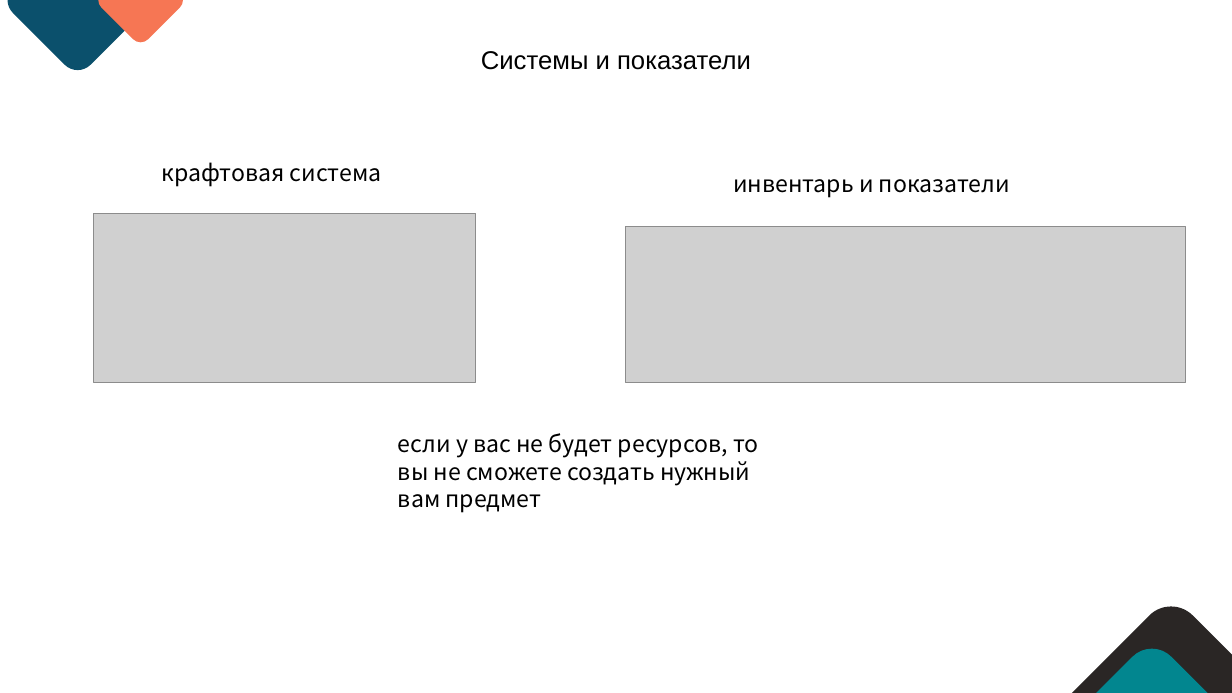
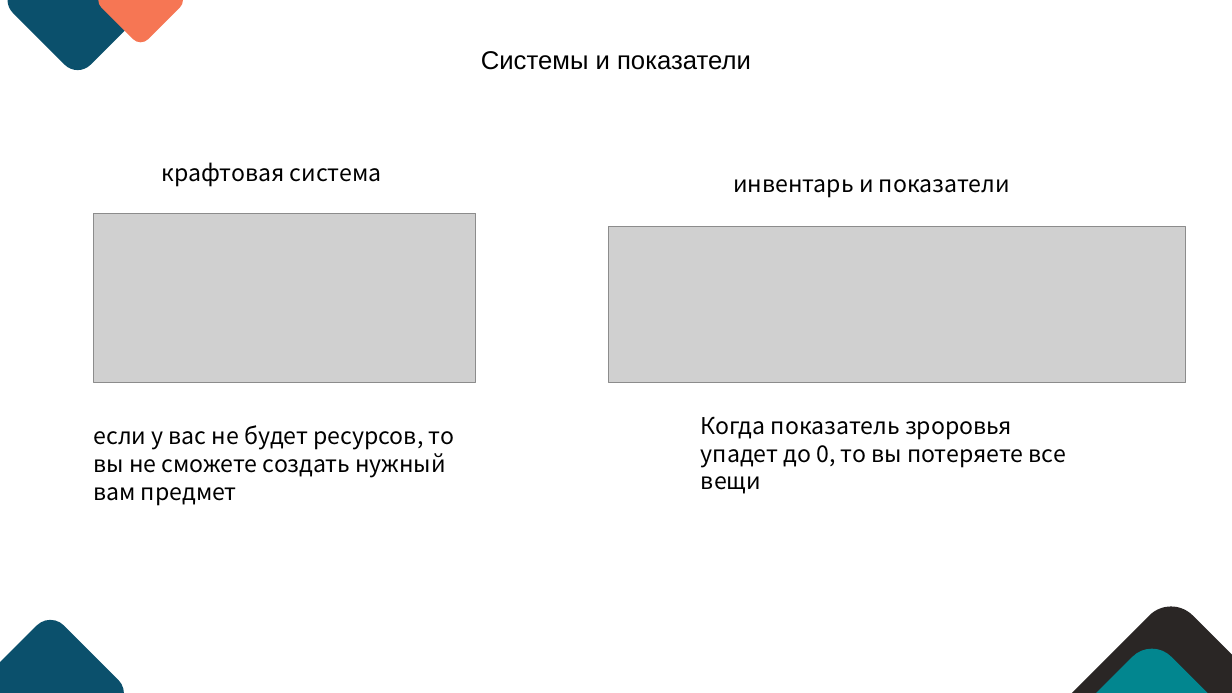
Before and after one commit to Listoker/starve_survival, a slide deck: slide 10 of проект starvesurvival.pptx (slide 9 before the commit). Drawn at 1232x693 pixels with LibreOffice and Linux fonts; fonts in the diff are those of the drawing; grey boxes stand for pictures. Boxes give left, top, right and bottom in pixels: in the first picture for what was removed or moved away, otherwise in the second. Text is boxed around its words. In the diff, an @@ line names an element or a change of style, - is before the commit and + after.

```diff
--- a/проект starvesurvival.pptx
+++ b/проект starvesurvival.pptx
@@ picture: place and size @@
-picture at box(625, 226, 1186, 383)
+picture at box(608, 226, 1186, 383)
@@ text "если у вас не будет ...": place and size @@
-text "если у вас не будет ..." at box(398, 433, 759, 513)
+text "если у вас не будет ..." at box(93, 425, 455, 505)
@@ text added at box(701, 416, 1066, 467), 18 pt, text #000000 @@
+Когда показатель зроровья упадет до 0, то вы потеряете все вещи
@@ rounded rectangle added at box(0, 612, 132, 693), fill #0B506C @@
```
Also in this commit, not shown: 6 other slides changed, 4 slides added, 3 slides removed, 2 other files.
